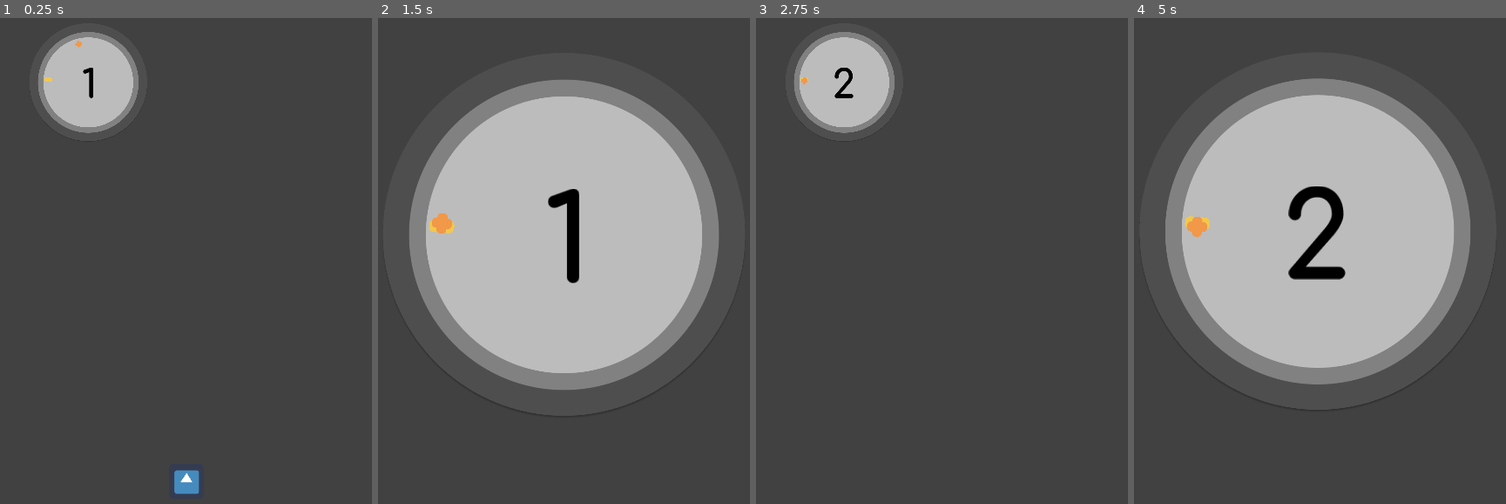
Above: before the commit, frames 1-4 (left to right).
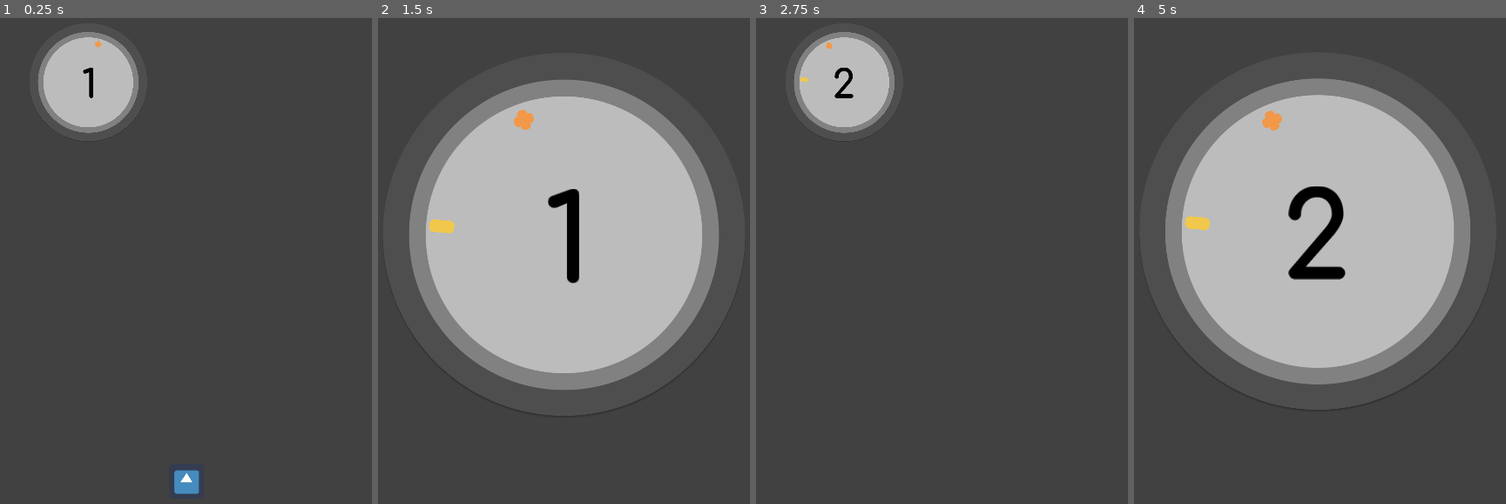
Above: after the commit, the same moments.

Repository: takecare/popthelock
Game: Godot game, scene res://scenes/Start.tscn
Same seed, same stepped clock (60 frames per second), same inputs: the game is played once before the commit and once after it. The engine's default icon, where the game draws it, is replaced by a stand-in: a white triangle on a blue panel in a dark square.
Inputs (mouse positions are in pixels of both pictures, inside the frame that each line leads up to):
- Up to frame 1 (0.25 s): no input
- Up to frame 2 (1.5 s): click (564, 479) at 0.5 s; tap Enter at 1.25 s; move the mouse to (649, 231) at 1.27 s; hold W from 1.28 s (still down); click (649, 231) at 1.35 s
- Up to frame 3 (2.75 s): move the mouse to (863, 304) at 2.02 s; release W at 2.03 s; hold S from 2.03 s (still down); tap G at 2.1 s
- Up to frame 4 (5 s): tap Space at 2.75, 4.25 s; move the mouse to (1360, 115) at 2.77 s; release S at 2.78 s; hold W 2.78-4.28 s; tap H at 2.85 s; tap Enter at 3.5 s; move the mouse to (1301, 406) at 3.52 s; tap J at 3.6 s; move the mouse to (1439, 372) at 4.27 s; hold S from 4.28 s (still down); tap Z at 4.35 s

The runs differ from the first frame. In frame 1, less than 0.1% of the frame differs, in the area x 11-28%, y 4-14%; in frame 2, 0.3%, in the area x 14-42%, y 18-45%; in frame 3, less than 0.1%; in frame 4, 0.3%.

Commit message:
target invisible before starting

Diff:
--- a/scripts/Crosshair.gd
+++ b/scripts/Crosshair.gd
@@ -29,8 +29,6 @@
   is_animating = true
   $AnimationPlayer.connect("animation_finished", self, "_on_hit_animation_ended", [], CONNECT_ONESHOT)
   $AnimationPlayer.play("hit", -1, 1.5)
-  # AnimationPlayer cannot play 2 animations at the same time
-  #$AnimationPlayer.play("rotate_right", -1, 1.5)
   emit_signal("on_target_hit")
 
 
--- a/scripts/Main.gd
+++ b/scripts/Main.gd
@@ -17,7 +17,14 @@
 }
 var state = PlayState.Demo
 
-enum CrosshairPosition { Before, EnteredRight, ExitedTarget, EnteredLeft, ExitedRight, ExitedLeft }
+enum CrosshairPosition {
+  Before,
+  EnteredRight,
+  ExitedTarget,
+  EnteredLeft,
+  ExitedRight,
+  ExitedLeft
+}
 onready var crosshair = $Game/Crosshair
 var crosshair_rotation_direction: int = RotationDirection.CW
 var crosshair_speed: float = 1
@@ -44,10 +51,14 @@
   score.center_on(lock_center)
   score.set_score(count)
   random.randomize()
-  _reposition_target()
+  target.visible = false
   # debug:
   #yield(get_tree().create_timer(0.2), "timeout")
   #_on_start_button_tapped($GUI/HBox/StartButton)
+
+func _fill_progression() -> void:
+  # TODO
+  pass
 
 
 func _process(delta: float) -> void:
@@ -72,18 +83,20 @@
 
 
 func _on_target_hit() -> void:
-  if state != PlayState.Playing or $Game/Score.in_progress:
+  if state != PlayState.Playing or score.in_progress:
     return
   state = PlayState.Repositioning
-  $Game/Target.disappear()
+  target.disappear()
+
 
 func _target_disappeared() -> void:
   _reposition_target()
   decrease_count()
   if count == 0:
     increase_level()
-  $Game/Target.appear()
+  target.appear()
   state = PlayState.Playing
+
 
 func _reposition_target() -> void:
   crosshair_rotation_direction *= -1
@@ -127,9 +140,11 @@
   target.reset()
 
 
-func _on_start_button_tapped(origin: FadeButton) -> void:
-  origin.fade_out()
+func _on_start_button_tapped(start_button: FadeButton) -> void:
+  start_button.fade_out()
   camera.zoom_in()
+  target.visible = true
+  _reposition_target()
   state = PlayState.Playing
 
 
